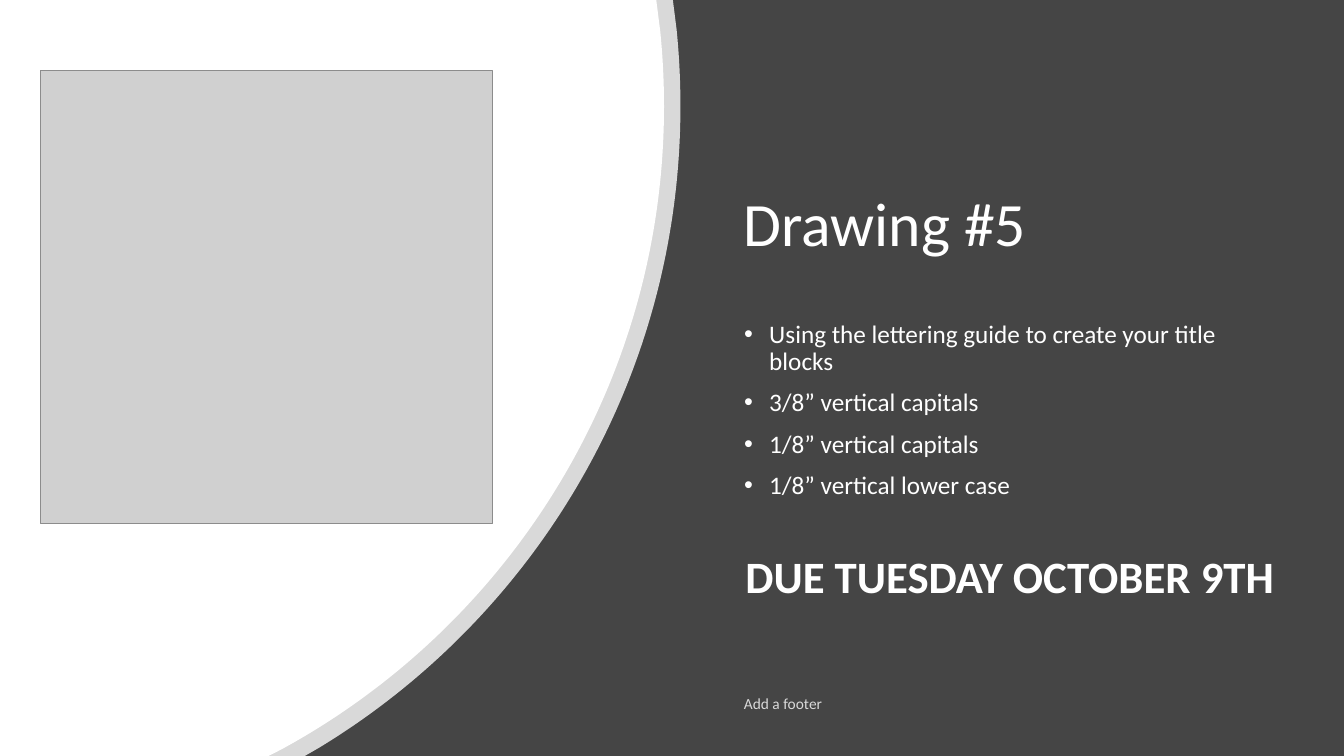
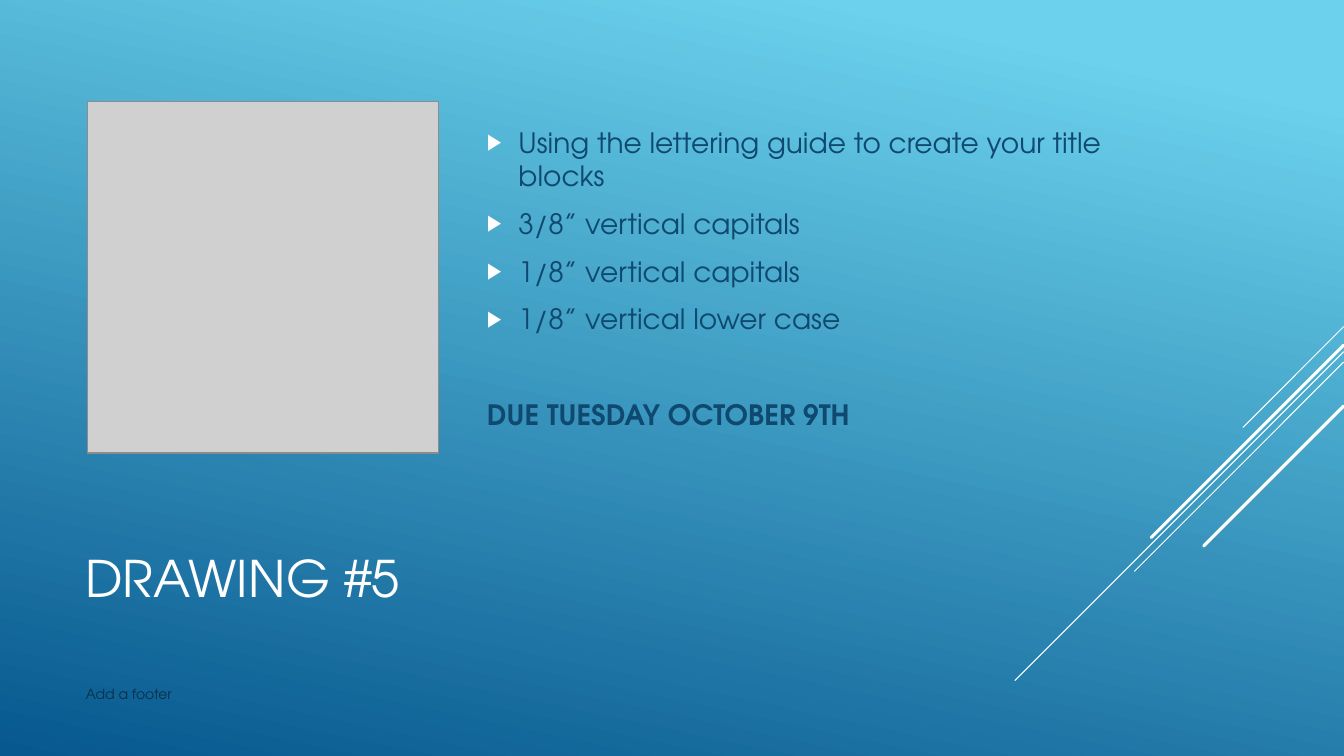
Before and after one commit to nickvertucci/Technology-Education-Curriculum, a slide deck: slide 13 of High School/Design and Drawing for Production/Unit 3 - Introduction to Lettering/Section 1 - What is Lettering/Assets/Unit 3 - Section 1 - What is Lettering.pptx. Drawn at 1344x756 pixels with LibreOffice and Linux fonts; fonts in the diff are those of the drawing; grey boxes stand for pictures. Boxes give left, top, right and bottom in pixels: in the first picture for what was removed or moved away, otherwise in the second. Text is boxed around its words. In the diff, an @@ line names an element or a change of style, - is before the commit and + after.

```diff
--- a/High School/Design and Drawing for Production/Unit 3 - Introduction to Lettering/Section 1 - What is Lettering/Assets/Unit 3 - Section 1 - What is Lettering.pptx
+++ b/High School/Design and Drawing for Production/Unit 3 - Introduction to Lettering/Section 1 - What is Lettering/Assets/Unit 3 - Section 1 - What is Lettering.pptx
@@ background #454545 to gradient #6ED2EB to #06588E @@
@@ freeform shape removed at box(0, 0, 681, 756) @@
@@ freeform shape removed at box(0, 0, 664, 756) @@
@@ text "Using the lettering guide to ...": place and size @@
-text "Using the lettering guide to ..." at box(745, 325, 1274, 594)
+text "Using the lettering guide to ..." at box(487, 132, 1101, 425)
@@ text "Using the lettering guide to ..." at box(487, 132, 1101, 425): size 18 to 20 pt in "Using the lettering guide to create your ...", "3/8” vertical capitals", "1/8” vertical capitals", "1/8” vertical lower case"; font Calibri to TeX Gyre Adventor, text colour #FFFFFF to #0F496F; size 32 to 20 pt in "DUE TUESDAY OCTOBER 9TH"; bullet • to ▶; line spacing 0.9 to 1; alignment centre to left; vertical alignment top to middle @@
@@ picture: place and size @@
-picture at box(40, 71, 493, 523)
+picture at box(88, 102, 439, 453)
@@ group added at box(1015, 327, 1344, 681): 5 lines @@
@@ title at box(86, 559, 400, 598): text changed; size 44 to 36 pt; font Calibri to TeX Gyre Adventor @@
-Drawing #5
+DRAWING #5
@@ text "Add a footer": place and size @@
-text "Add a footer" at box(744, 698, 822, 709)
+text "Add a footer" at box(86, 689, 172, 699)
@@ text "Add a footer" at box(86, 689, 172, 699): size 11 to 10 pt, font Calibri to TeX Gyre Adventor, text colour #FFFFFF at 80% opacity to #0A304A; vertical alignment middle to top @@
```
Also in this commit, not shown: 22 other slides changed, 3 slides added.
